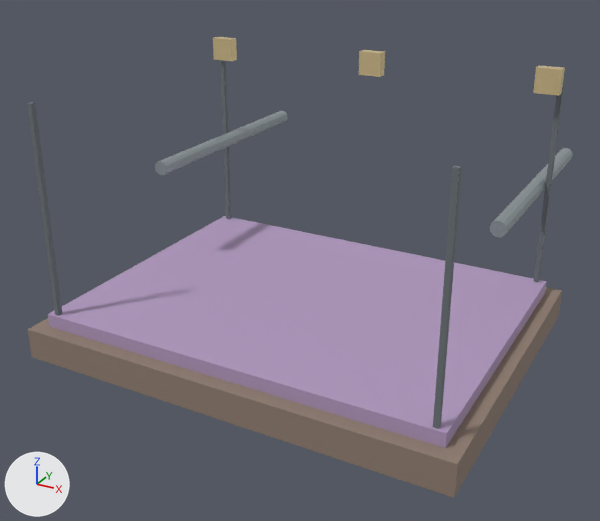
Before and after pictures for a commit that changed the glTF model public/builder-assets/openlife/performance_stage.glb.
Rendered twice from a 50 mm lens placed at (3.71, -6.91, 4.31), pointed at (-0.15, 0.11, 0.8). Arrows for +X, +Y and +Z are at lower left; the lights stay in place. The picture after the commit comes second. Where no turn or scale is listed for an object, it has been applied to the vertices.

The older version as bpy lines, for what is in view:
```python
me_geometry_1 = bpy.data.meshes.new('geometry_1')
me_geometry_1.from_pydata(...)  # a box spanning x -2.1..2.1, y -1.6..1.6, z 0.32..0.46
me_geometry_1.materials.append(mat_purple)  # greyish purple #af97bd
me_geometry_2 = bpy.data.meshes.new('geometry_2')
me_geometry_2.from_pydata(...)  # a 12-sided cylinder along y spanning x -1.98..-1.82, y 0.1..2.8, z 1.47..1.63
me_geometry_2.materials.append(mat_metal)  # grey #9fa9ad
me_geometry_3 = bpy.data.meshes.new('geometry_3')
me_geometry_3.from_pydata(...)  # a 12-sided cylinder along y spanning x 1.82..1.98, y 0.1..2.8, z 1.47..1.63
me_geometry_3.materials.append(mat_metal)  # grey #9fa9ad
ob_part_01 = bpy.data.objects.new('part_01', me_geometry_1)
ob_part_01.location = (0.0, 0.0, 0.0)
ob_part_02 = bpy.data.objects.new('part_02', me_geometry_2)
ob_part_02.parent = ob_world
ob_part_02.location = (0.0, 0.0, 0.0)
ob_part_03 = bpy.data.objects.new('part_03', me_geometry_3)
ob_part_03.parent = ob_world
ob_part_03.location = (0.0, 0.0, 0.0)
# also in view: 'part_05' at (0.0, 1.45, 2.65); 'part_08' at (-2.0, -1.55, 1.45); 'part_07' at (-2.0, 1.55, 1.45); 'part_10' at (2.0, -1.55, 1.45); 'part_00' at (0.0, 0.0, 0.16)
```
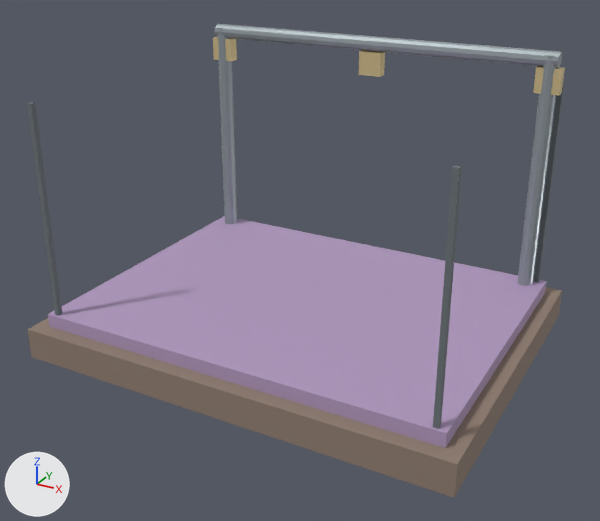
Boxes (x1, y1, x2, y2) around the edits, measured in the pictures (600 x 521 px):
```json
{"object": "truss", "change": "added", "after": [215, 24, 562, 68]}
{"object": "part_03", "change": "moved, turned", "before": [490, 148, 573, 237], "after": [517, 55, 558, 286]}
{"object": "part_02", "change": "moved, turned", "before": [155, 111, 288, 175], "after": [218, 28, 237, 224]}
```

Edits to the scene script, one JSON object a line:
```json
{"op": "set", "path": "ob_part_02.location", "old": "(0.0, 0.0, 0.0)", "new": "(0.0, 3.0, 0.1)"}
{"op": "set", "path": "ob_part_02.rotation_euler", "old": "(0.0, 0.0, 0.0)", "new": "(1.571, 0.0, 0.0)", "note": "degrees (0, 0, 0) -> degrees (90, 0, 0)"}
{"op": "set", "path": "ob_part_03.location", "old": "(0.0, 0.0, 0.0)", "new": "(0.0, 3.0, 0.1)"}
{"op": "set", "path": "ob_part_03.rotation_euler", "old": "(0.0, 0.0, 0.0)", "new": "(1.571, 0.0, 0.0)", "note": "degrees (0, 0, 0) -> degrees (90, 0, 0)"}
{"op": "add", "block": "ob_truss", "code": ["ob_truss = bpy.data.objects.new('truss', me_geometry_2)", "ob_truss.parent = ob_world", "ob_truss.location = (2.127, 3.35, 1.305)", "ob_truss.rotation_euler = (0.0, 0.0, 1.571)  # degrees (0, 0, 90)", "ob_truss.scale = (1.0, 1.47, 1.0)"]}
```
